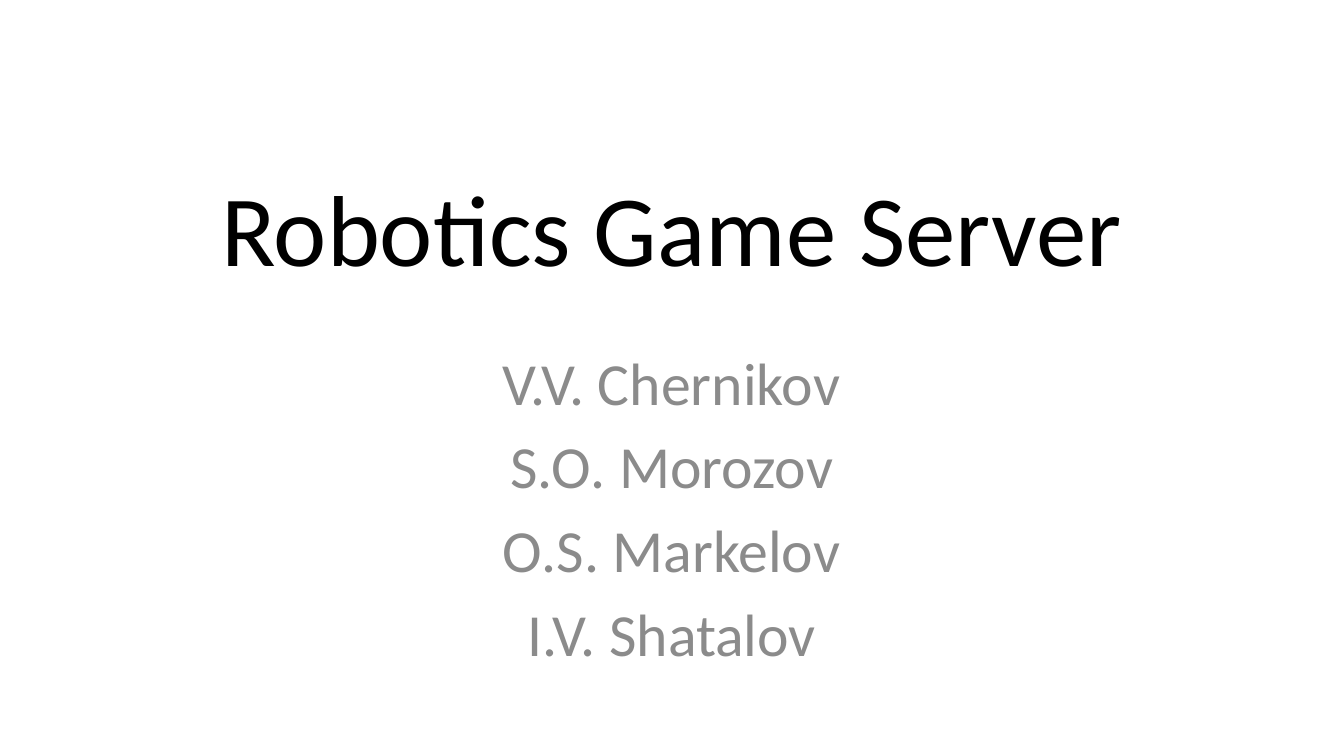
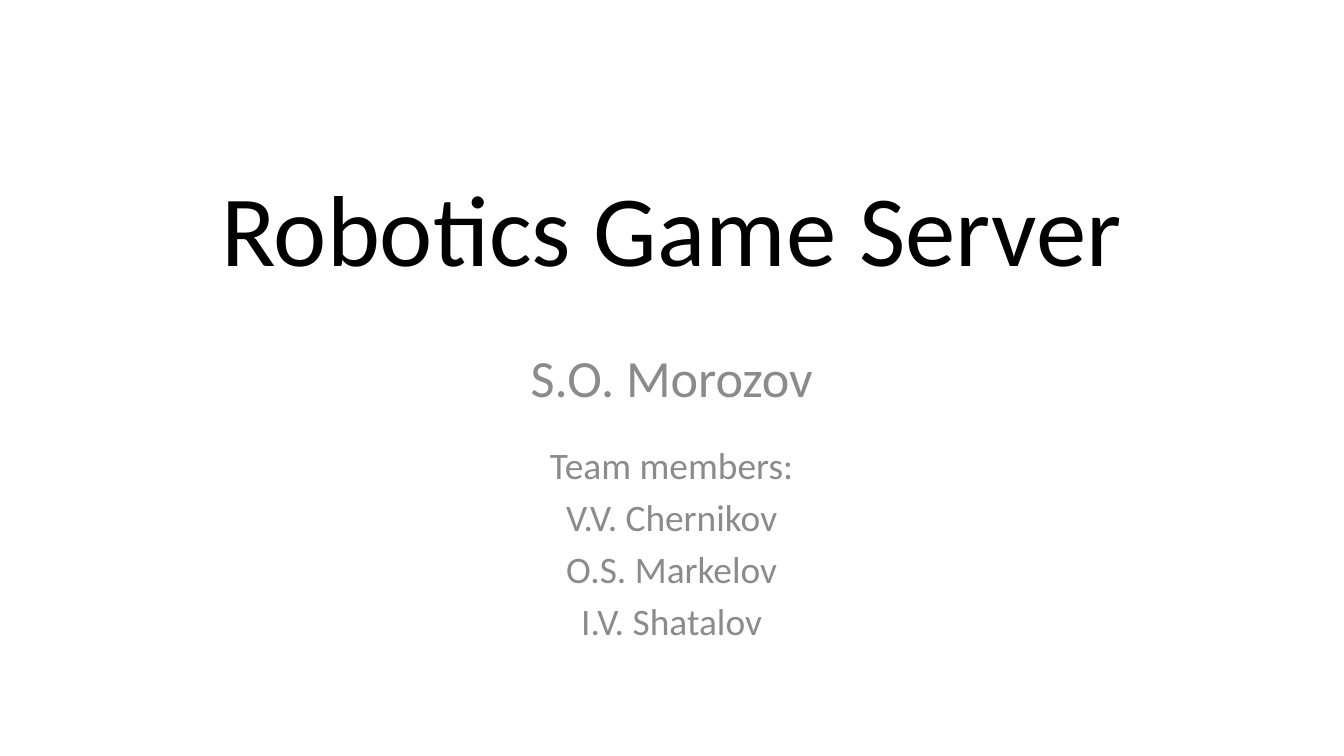
Before and after one commit to shiftuya/Robots, a slide deck: slide 1 of presentation.pptx. Drawn at 1344x756 pixels with LibreOffice and Linux fonts; fonts in the diff are those of the drawing. Boxes give left, top, right and bottom in pixels: in the first picture for what was removed or moved away, otherwise in the second. Text is boxed around its words. In the diff, an @@ line names an element or a change of style, - is before the commit and + after.

```diff
--- a/presentation.pptx
+++ b/presentation.pptx
@@ subtitle at bbox=[531, 363, 813, 479]: paragraphs added @@
+S.O. Morozov
+Team members:
@@ subtitle at bbox=[510, 449, 833, 489]: paragraph removed @@
-S.O. Morozov
@@ subtitle at bbox=[566, 505, 777, 635]: size 32 to 20 pt in "V.V. Chernikov", "O.S. Markelov", "I.V. Shatalov"; less space between paragraphs @@
```
Also in this commit, not shown: 3 other slides changed, 9 slides added, 11 slides removed.
